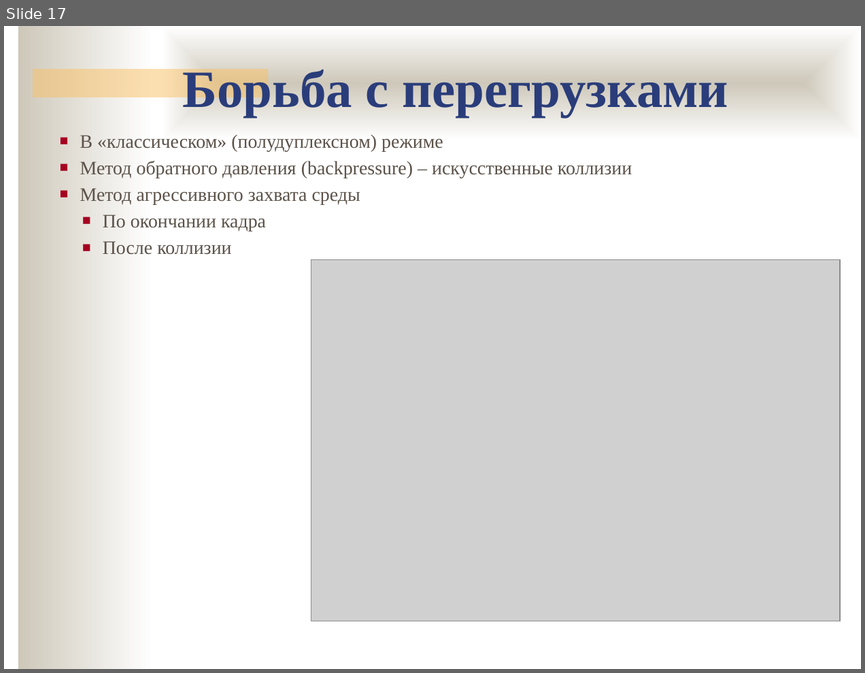
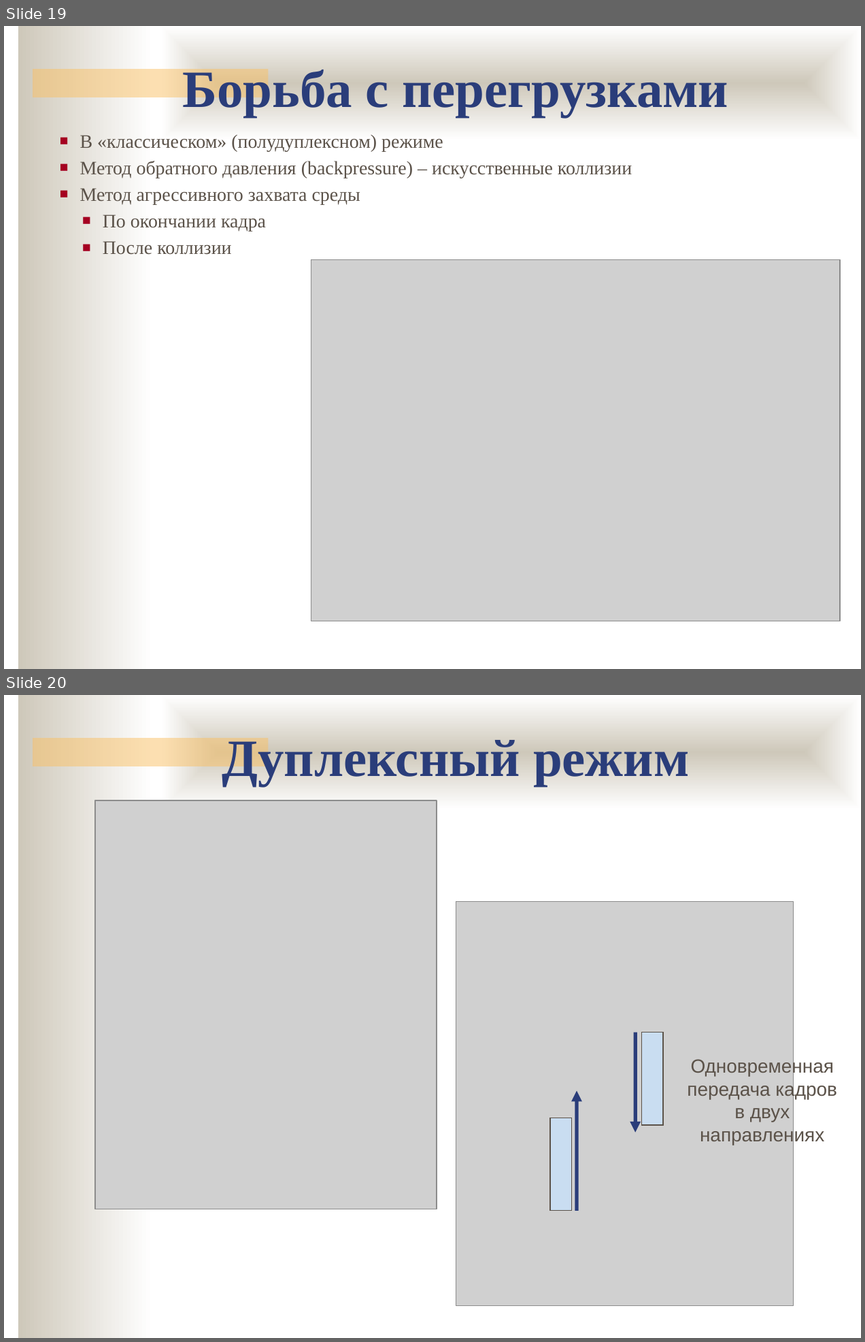
Before and after one commit to ukoloff/nets, a slide deck: 07.pptx. Shown one above the other, each under a label of ours: slide 17 before the commit, slides 19 and 20 after it. The pictures are 865x673 and 865x1342 pixels, drawn with LibreOffice and Linux fonts; fonts in the diff are those of the drawing; grey boxes stand for pictures; background and template pictures are left out. Boxes give left, top, right and bottom in pixels: in the first picture for what was removed or moved away, otherwise in the second. Text is boxed around its words. In the diff, an @@ line names an element or a change of style, - is before the commit and + after.

```diff
--- a/07.pptx
+++ b/07.pptx
@@ slide 20 added at [4,695,861,1338], background #FFFFFF; not listed: 3 template elements that a slide beside it also shows @@
@@ text added at [222,738,689,785], 44 pt, text #2A3D7A, bold @@
+Дуплексный режим
@@ picture added at [95,800,436,1209] @@
@@ picture added at [456,902,793,1305] @@
@@ arrow added from (636, 1032) to (636, 1132), #2A3D7A 3 pt @@
@@ rectangle added at [641,1032,663,1124], fill #C9DDF1, outline #5B5249 0.75 pt @@
@@ text added at [687,1057,837,1144], 16 pt, text #5B5249 @@
+Одновременная передача кадров в двух направлениях
@@ arrow added from (577, 1210) to (577, 1091), #2A3D7A 3 pt @@
@@ rectangle added at [550,1117,571,1210], fill #C9DDF1, outline #5B5249 0.75 pt @@
@@ what was slide 17 is now slide 19 @@
```
Also in this commit, not shown: 1 slide changed, 11 other slides added.
